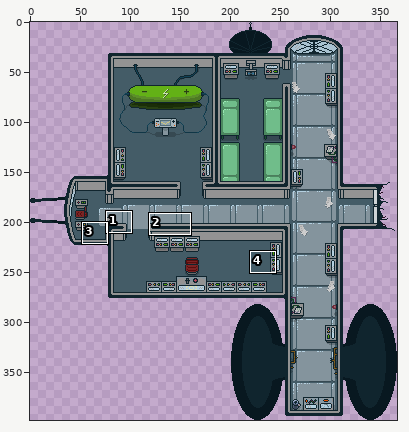
Two states of a sprite sheet, Assets/Graphics/Level/SpaceshipInOne.png. Above: a wide view before the commit, with the close-up outlined.
Close-up. Before:
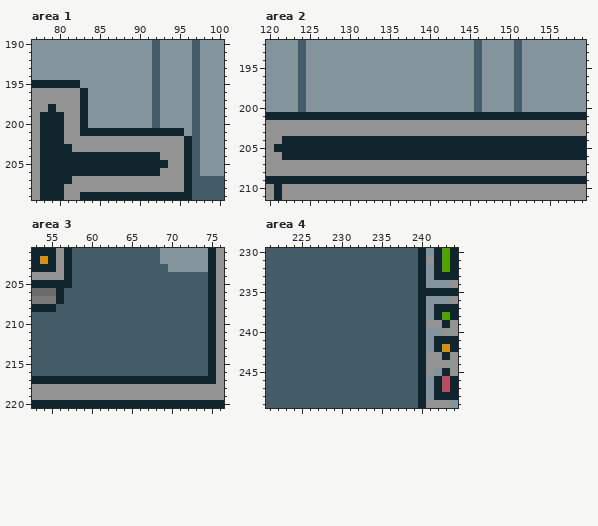
The file is 367x398 pixels. Colours within 5 levels of each other are drawn and written as one. Shown: area 1: x 77..100, y 190..209; area 2: x 120..159, y 192..211; area 3: x 53..76, y 201..220; area 4: x 221..244, y 230..249. The commit also changed other parts of the picture, which this record leaves out.
The result:
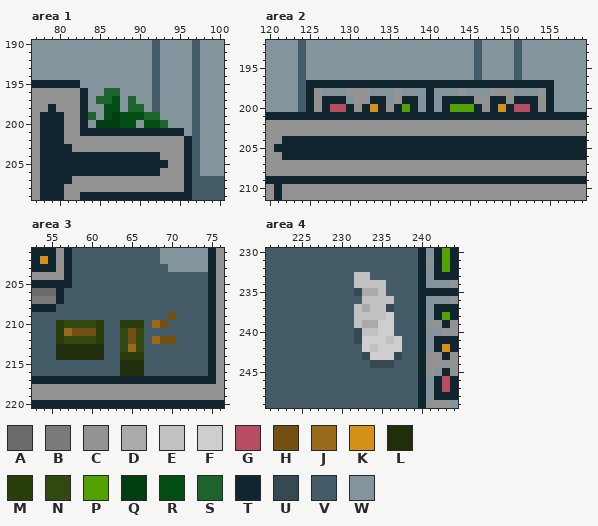
Palette (. is transparent): A #6b6b6b  B #7c7979  C #939393  D #aaaaaa  E #c1c1c1  F #cecece  G #b64d62  H #735012  J #986a1a  K #d49018  L #202f09  M #293e0b  N #314910  P #51a200  Q #023e10  R #034e14  S #1c642c  T #10252e  U #364952  V #445c67  W #84949d
Changes in this commit:
Changed rows in their new state; - is an unchanged pixel.
Area 1:
first column x 84:
196 --SS------
197 -SSR-S----
198 --RR-SS---
199 S-RQRRRSS-
200 -QQQRR-RRS
Area 2:
first column x 125:
197 TTTTTTTTTTTTTTTTTTTTTTTTTTTTTTT
198 TC---CCC---C---T---C-W-CCCW--CT
199 TCTTT-CCTT-CTT-T-TTTTCCTTCTTTCT
200 TCTGGTCTKTCTPT-T-TPPPTCTKTGGTCT
Area 3:
first column x 56:
209 --------------H
210 MNNNNM--MMM-JH-
211 MJHHHM--NHN----
212 MNNNNM--NHN-JHH
213 LLLLLL--NJN----
214 LLLLLL--MMM----
215 --------LLL----
216 --------LLL----
Area 4:
first column x 232:
233 EE----
234 EEEE--
235 UDDE--
236 -EEEE-
237 EDEEU-
238 EEEEF-
239 EDDFF-
240 UEEFF-
241 UFFFEF
242 -FEFFF
243 -UFFFU
244 --UUU-
Changed places in both close-ups, as pixel boxes (x1, y1, x2, y2):
changed: (88, 88, 168, 128)
changed: (306, 80, 554, 112)
changed: (56, 312, 176, 376)
changed: (354, 272, 402, 368)
